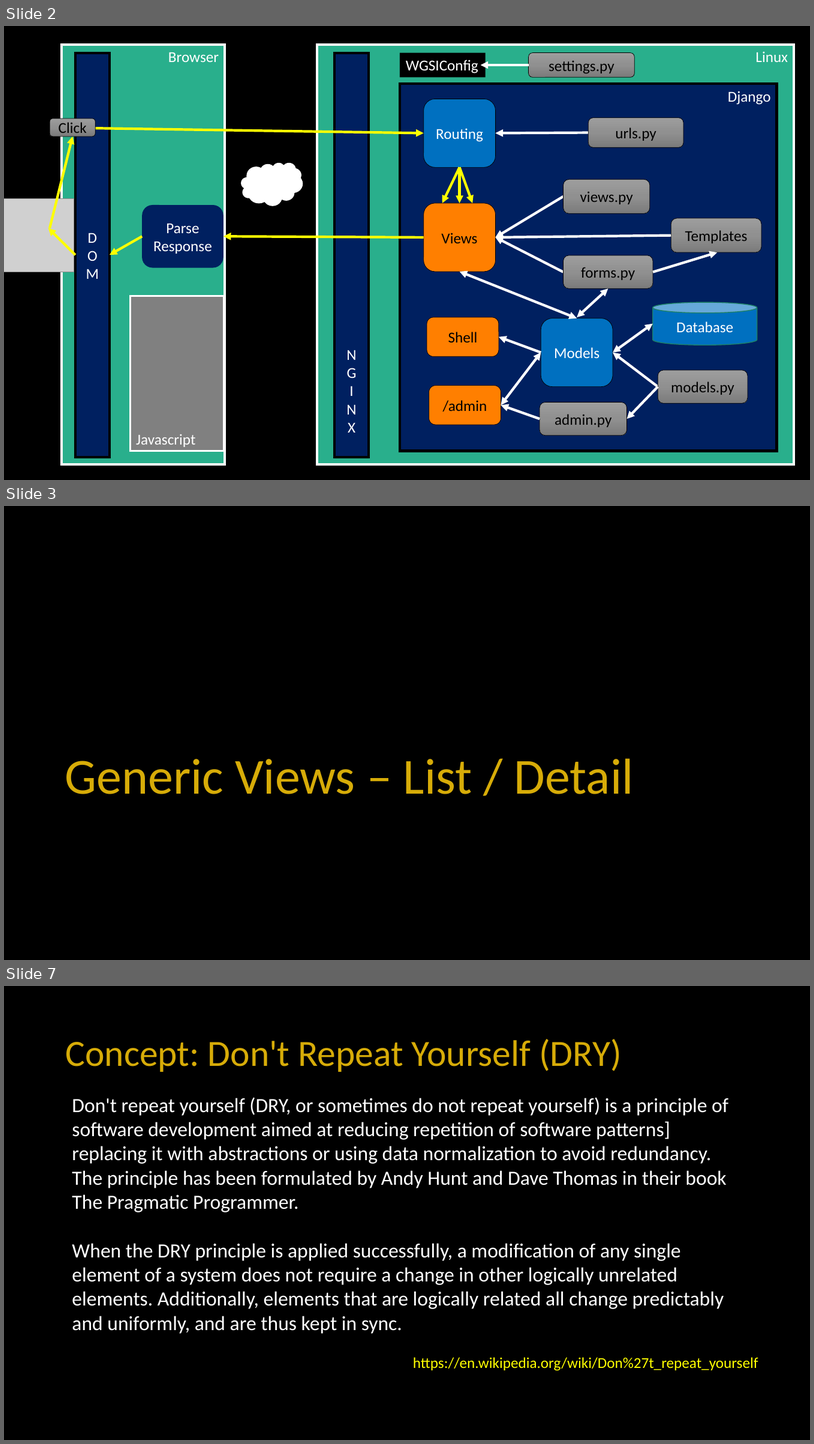
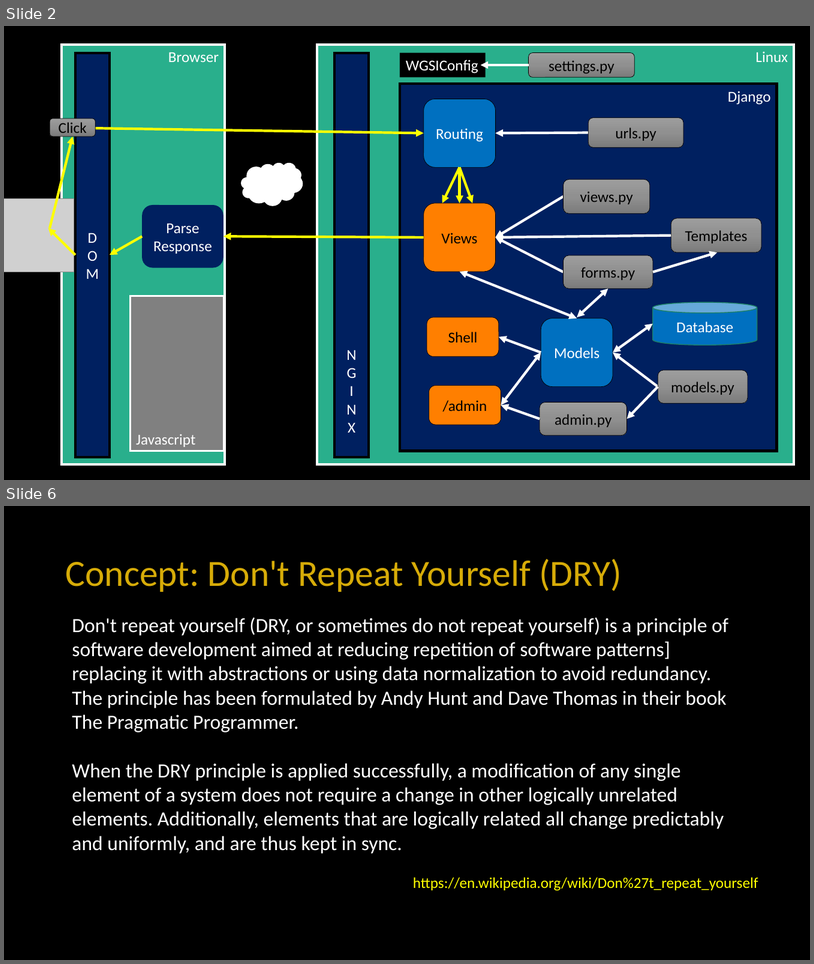
Before and after one commit to csev/dj4e, a slide deck: lectures/DJ-07-Views-Generic.pptx. Shown one above the other, each under a label of ours: slides 2, 3 and 7 before the commit, slides 2 and 6 after it; the slides between them are not shown. The pictures are 814x1444 and 814x964 pixels, drawn with LibreOffice and Linux fonts; fonts in the diff are those of the drawing; grey boxes stand for pictures. Boxes give left, top, right and bottom in pixels: in the first picture for what was removed or moved away, otherwise in the second. Text is boxed around its words. In the diff, an @@ line names an element or a change of style, - is before the commit and + after.

```diff
--- a/lectures/DJ-07-Views-Generic.pptx
+++ b/lectures/DJ-07-Views-Generic.pptx
@@ slide 3 removed at (4,506,810,960), background #000000 @@
@@ title removed at (65,758,634,794) @@
-Generic Views – List / Detail
@@ what was slide 7 is now slide 6 @@
```
Also in this commit, not shown: 5 slides changed, 2 other files.
